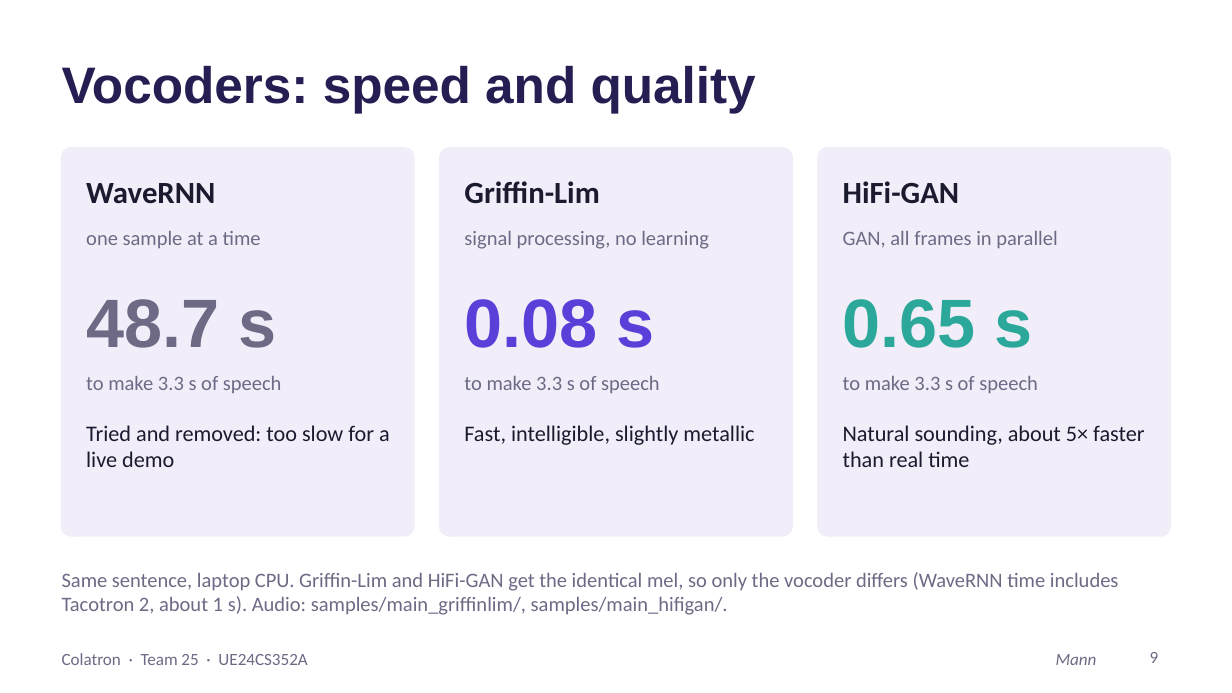
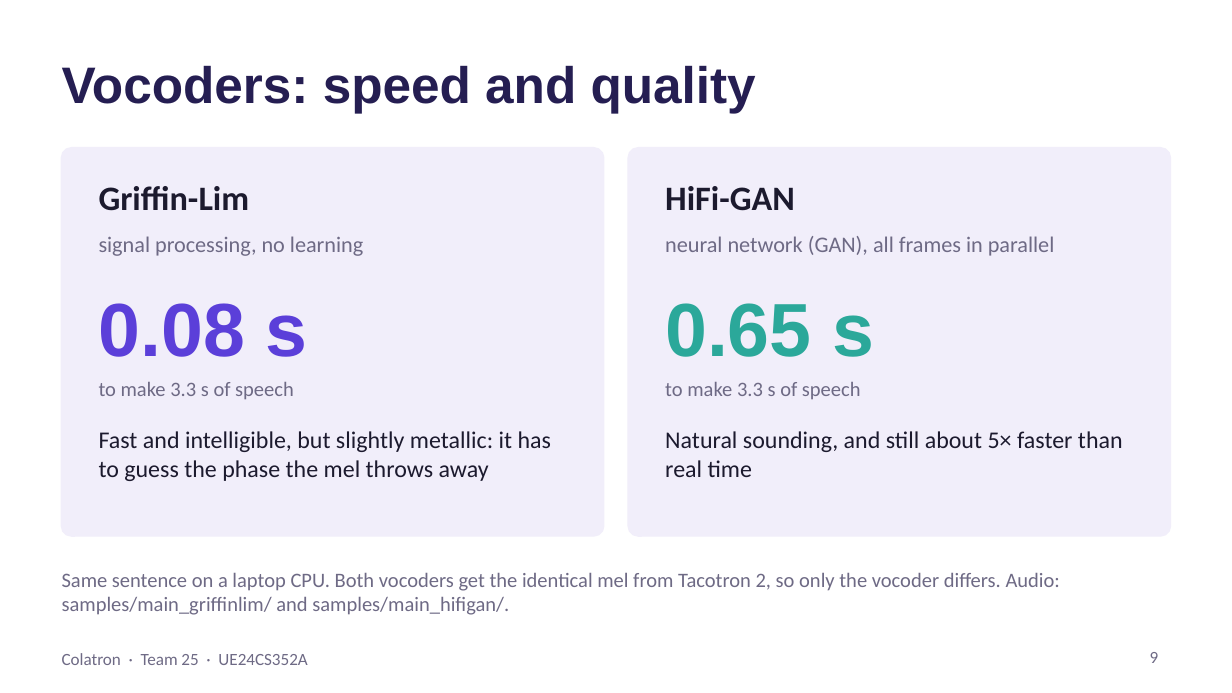
Before and after one commit to Mann0801/colatron-tts, a slide deck: slide 9 of report/Colatron_Slides.pptx. Drawn at 1232x693 pixels with LibreOffice and Linux fonts; fonts in the diff are those of the drawing. Boxes give left, top, right and bottom in pixels: in the first picture for what was removed or moved away, otherwise in the second. Text is boxed around its words. In the diff, an @@ line names an element or a change of style, - is before the commit and + after.

Commit message:
Demo: add baseline option with mel comparison

```diff
--- a/report/Colatron_Slides.pptx
+++ b/report/Colatron_Slides.pptx
@@ rounded rectangle: place and size @@
-rounded rectangle at [62,148,414,536]
+rounded rectangle at [62,148,604,536]
@@ rounded rectangle at [62,148,604,536]: proportions changed @@
@@ rounded rectangle at [628,148,1170,536]: proportions changed @@
@@ rounded rectangle: place and size @@
-rounded rectangle at [440,148,792,536]
+rounded rectangle at [628,148,1170,536]
@@ rounded rectangle removed at [818,148,1170,536] @@
@@ text "Griffin-Lim" at [99,186,250,211]: size 18 to 20 pt @@
@@ text "Griffin-Lim": place and size @@
-text "Griffin-Lim" at [464,181,599,204]
+text "Griffin-Lim" at [99,186,250,211]
@@ text "HiFi-GAN": place and size @@
-text "HiFi-GAN" at [843,181,960,203]
+text "HiFi-GAN" at [665,186,795,211]
@@ text "HiFi-GAN" at [665,186,795,211]: size 18 to 20 pt @@
@@ text removed at [86,183,215,204] @@
-WaveRNN
@@ text removed at [86,231,261,248] @@
-one sample at a time
@@ text "signal processing, no learning": place and size @@
-text "signal processing, no learning" at [464,231,709,249]
+text "signal processing, no learning" at [99,236,363,256]
@@ text "signal processing, no learning" at [99,236,363,256]: size 12 to 13 pt @@
@@ text at [665,236,1055,256]: text changed; size 12 to 13 pt @@
-GAN, all frames in parallel
+neural network (GAN), all frames in parallel
@@ text removed at [843,299,1033,348] @@
-0.65 s
@@ text at [99,303,308,357]: text changed; size 40 to 44 pt; text colour #6E6A85 to #5B3FD9 @@
-48.7 s
+0.08 s
@@ text at [665,303,875,357]: text changed; size 40 to 44 pt; text colour #5B3FD9 to #2BA89A @@
-0.08 s
+0.65 s
@@ text "to make 3.3 s of ...": place and size @@
-text "to make 3.3 s of ..." at [86,376,282,393]
+text "to make 3.3 s of ..." at [99,382,294,400]
@@ text "to make 3.3 s of ...": place and size @@
-text "to make 3.3 s of ..." at [464,376,660,394]
+text "to make 3.3 s of ..." at [665,382,861,399]
@@ text removed at [843,376,1038,394] @@
-to make 3.3 s of speech
@@ text at [99,431,551,481]: text changed; size 13 to 14 pt @@
-Tried and removed: too slow for a live demo
+Fast and intelligible, but slightly metallic: it has to guess the phase the mel throws away
@@ text removed at [464,425,754,445] @@
-Fast, intelligible, slightly metallic
@@ text at [665,431,1123,477]: text changed; size 13 to 14 pt @@
-Natural sounding, about 5× faster than real time
+Natural sounding, and still about 5× faster than real time
@@ text at [62,573,1060,615]: text changed @@
-Same sentence, laptop CPU. Griffin-Lim and HiFi-GAN get the identical mel, so only the vocoder differs (WaveRNN time includes Tacotron 2, about 1 s). Audio: samples/main_griffinlim/, samples/main_hifigan/.
+Same sentence on a laptop CPU. Both vocoders get the identical mel from Tacotron 2, so only the vocoder differs. Audio: samples/main_griffinlim/ and samples/main_hifigan/.
@@ text removed at [1056,654,1097,665] @@
-Mann
```
Also in this commit, not shown: 6 other slides changed, 1 slide removed, 2 other files.
